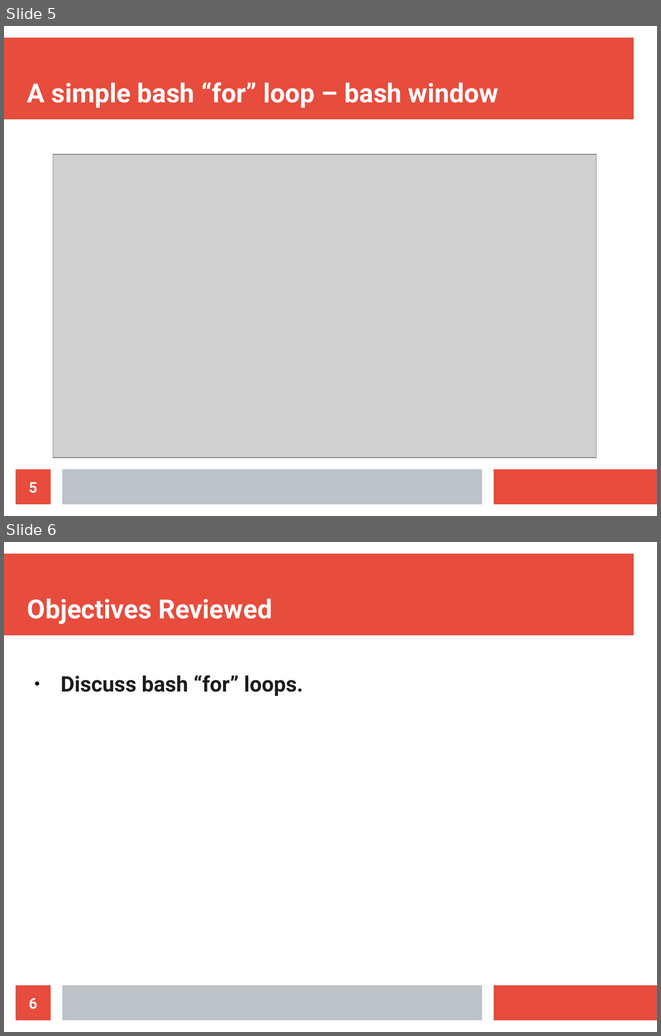
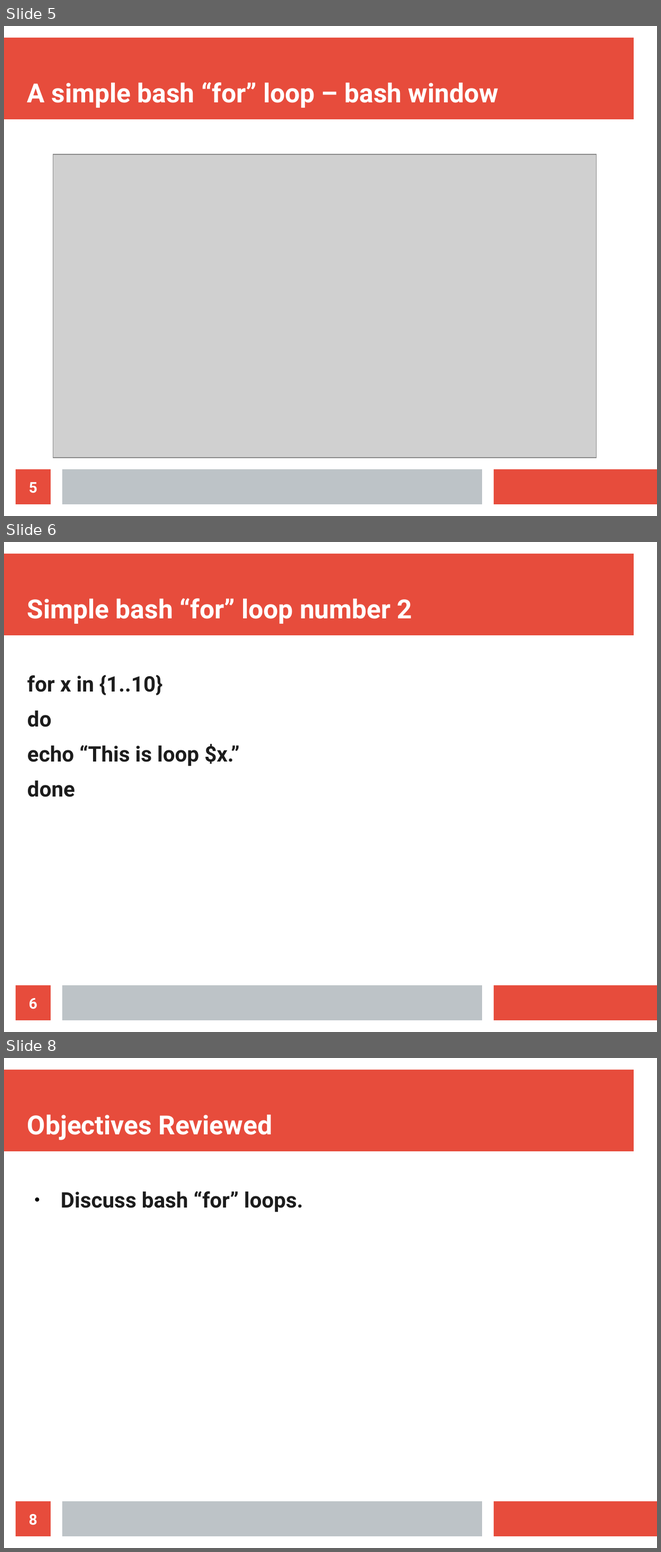
Before and after one commit to RexDjere/RHCSA, a slide deck: lectures/bash/bash_for_loops1.odp. Shown one above the other, each under a label of ours: slides 5 and 6 before the commit, slides 5, 6 and 8 after it; the slides between them are not shown. The pictures are 661x1036 and 661x1552 pixels, drawn with LibreOffice and Linux fonts; fonts in the diff are those of the drawing; grey boxes stand for pictures. Boxes give left, top, right and bottom in pixels: in the first picture for what was removed or moved away, otherwise in the second. Text is boxed around its words. In the diff, an @@ line names an element or a change of style, - is before the commit and + after.

Commit message:
Improved Bash Shell "For" Loops - Lecture 1.

```diff
--- a/lectures/bash/bash_for_loops1.odp
+++ b/lectures/bash/bash_for_loops1.odp
@@ slide 6 added at (x1=4, y1=542, x2=657, y2=1032), background #FFFFFF; not listed: 3 template elements that a slide beside it also shows @@
@@ title added at (x1=27, y1=598, x2=412, y2=624), 32 pt, text #FFFFFF, bold @@
+Simple bash “for” loop number 2
@@ text added at (x1=27, y1=674, x2=239, y2=797), 26 pt, text #1C1C1C, bold @@
+for x in {1..10}
+do
+echo “This is loop $x.”
+done
@@ page number added at (x1=16, y1=985, x2=51, y2=1020), fill #E74C3C, 18 pt, text #FFFFFF, bold @@
+6
@@ what was slide 6 is now slide 8 @@
@@ page number at (x1=29, y1=1514, x2=37, y2=1525): text changed @@
-6
+8
```
Also in this commit, not shown: 1 other slide added.
